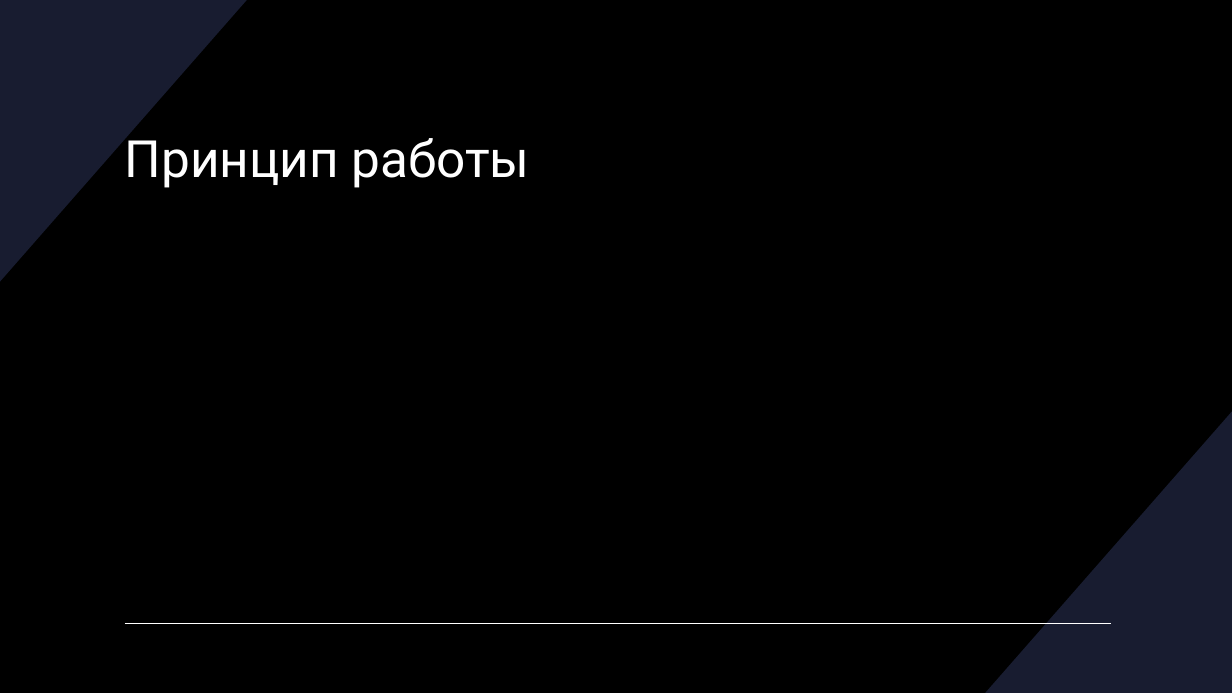
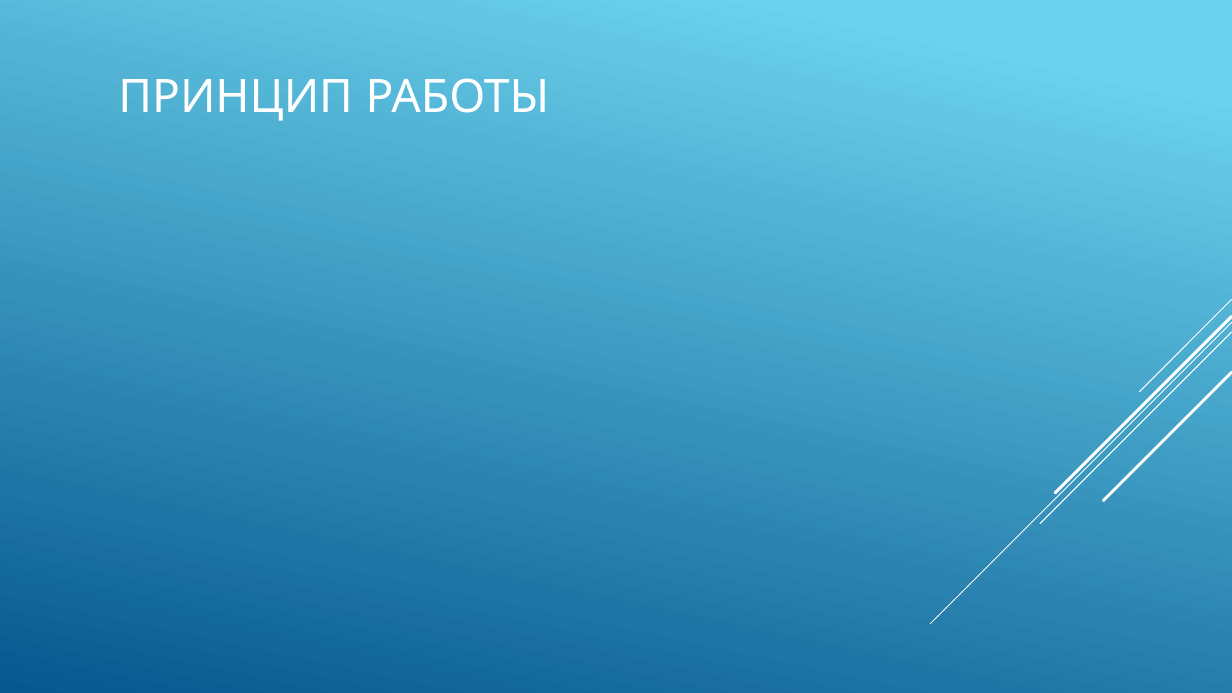
Before and after one commit to Lerika123/verbalize, a slide deck: slide 11 of СловоВед.pptx (slide 8 before the commit). Drawn at 1232x693 pixels with LibreOffice and Linux fonts; fonts in the diff are those of the drawing. Boxes give left, top, right and bottom in pixels: in the first picture for what was removed or moved away, otherwise in the second. Text is boxed around its words. In the diff, an @@ line names an element or a change of style, - is before the commit and + after.

```diff
--- a/СловоВед.pptx
+++ b/СловоВед.pptx
@@ background #000000 to gradient #6ED2EB to #06588E @@
@@ freeform shape removed at box(0, 0, 247, 282) @@
@@ title at box(118, 78, 550, 121): text changed; size 40 to 36 pt; font Roboto to Quicksand @@
-Принцип работы
+ПРИНЦИП РАБОТЫ
@@ group added at box(931, 299, 1232, 624): 5 lines @@
@@ freeform shape removed at box(985, 411, 1232, 693) @@
@@ line removed from (125, 624) to (1111, 624) @@
```
Also in this commit, not shown: 8 other slides changed, 6 slides added.
